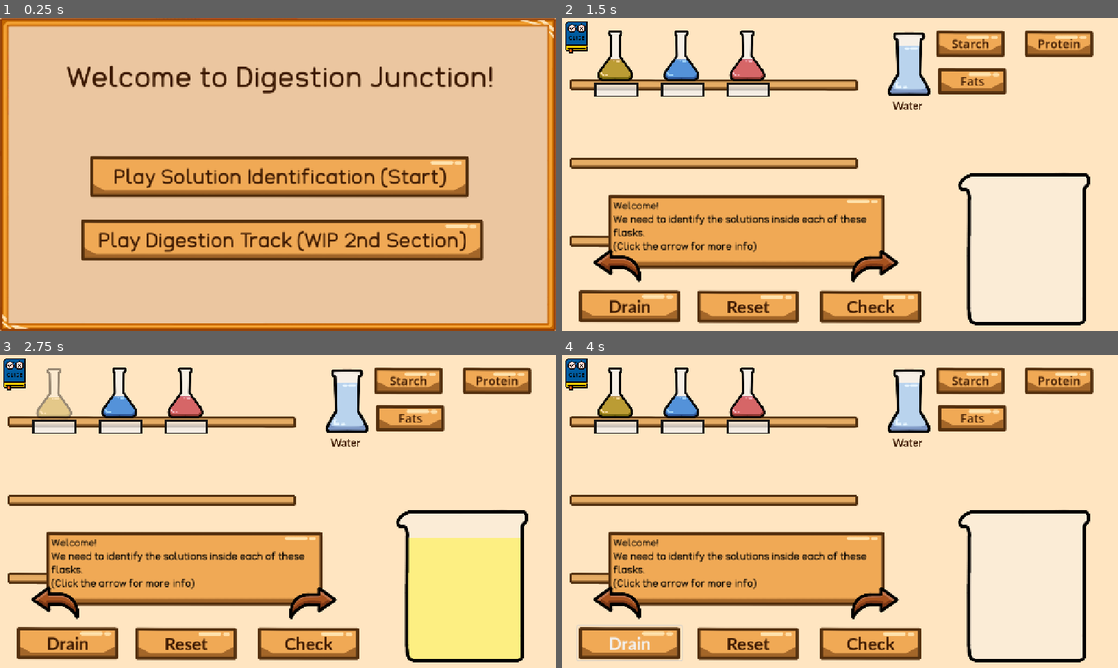
Above: before the commit, frames 1-4 (two rows, left to right).
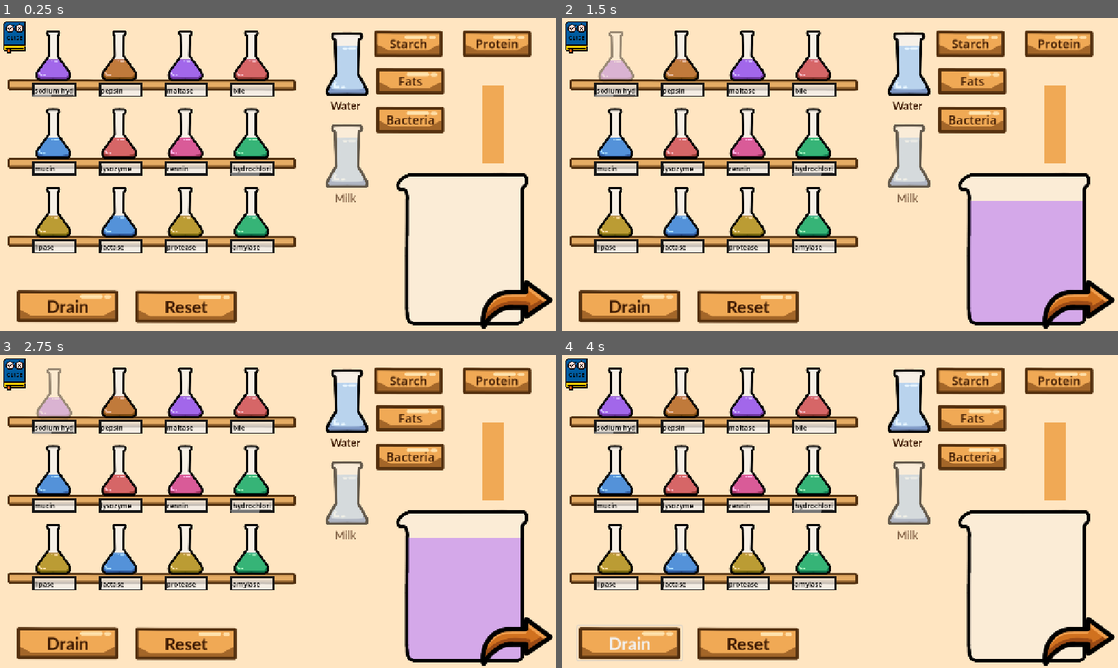
Above: after the commit, the same moments.

Repository: Fae-aof/Digestion-Junction
Game: Godot game, scene res://Digestion Track/track_level.tscn
The game is run twice, just before and just after one commit, with the same random seed, the same clock (stepped at 60 frames per second) and the same inputs. Before the commit the project starts from res://Levels/Start Menu.tscn.
Inputs (mouse positions are in pixels of both pictures, inside the frame that each line leads up to):
- Up to frame 1 (0.25 s): no input
- Up to frame 2 (1.5 s): click (617, 55) at 0.52 s; click (840, 177) at 1.25 s, where only the run before the commit has a clickable "Play Solution Identification …"
- Up to frame 3 (2.75 s): click (55, 392) at 2.02 s
- Up to frame 4 (4 s): click "Drain" at 2.75 s; tap Enter at 3.5 s; move the mouse to (962, 495) at 3.52 s; hold Right from 3.53 s (still down); tap Alt at 3.6 s; click (962, 495) at 3.67 s

The runs differ from the first frame. In frame 1, 99% of the frame differs, in the area x 0-100%, y 0-100%; in frame 2, 31%; in frame 3, 31%; in frame 4, 24%.

Commit message:
Food particles automatically move through track
- Whenever a new section is unlocked, area2Ds will enable and cause the molecules to move
- Food molecules are less likely to get stuck in areas

Diff:
--- a/digestion-junction/Digestion Track/Bit Molecule.tscn
+++ b/digestion-junction/Digestion Track/Bit Molecule.tscn
@@ -22,6 +22,7 @@
 radius = 39.22323
 
 [node name="TrackMolecule" type="RigidBody2D" unique_id=246993542 groups=["bit"]]
+mass = 0.1
 physics_material_override = SubResource("PhysicsMaterial_auskg")
 freeze_mode = 1
 continuous_cd = 2
--- a/digestion-junction/Digestion Track/Track Molecule.tscn
+++ b/digestion-junction/Digestion Track/Track Molecule.tscn
@@ -24,6 +24,7 @@
 [node name="TrackMolecule" type="RigidBody2D" unique_id=246993542 groups=["small"]]
 collision_layer = 3
 collision_mask = 3
+mass = 0.021
 physics_material_override = SubResource("PhysicsMaterial_auskg")
 freeze_mode = 1
 continuous_cd = 2
--- a/digestion-junction/Digestion Track/bit_molecule.gd
+++ b/digestion-junction/Digestion Track/bit_molecule.gd
@@ -3,6 +3,14 @@
 @onready var animation: AnimatedSprite2D = $AnimatedSprite2D
 @onready var collision: CollisionShape2D = $CollisionShape2D
 
+var force_key = "none"
+var force_dict = {"none" : Vector2(0, 0), "mouth" : Vector2(0.1, 0), "stomach" : Vector2(-0.55, -0.4)}
+
+func _process(delta: float) -> void:
+	apply_central_impulse(force_dict[force_key])
+
+func update_force(key : String):
+	force_key = key
 
 # Called when the node enters the scene tree for the first time.
 func _ready() -> void:
--- a/digestion-junction/Digestion Track/track.gd
+++ b/digestion-junction/Digestion Track/track.gd
@@ -23,17 +23,27 @@
 var decay = 1
 var bit_count = 0
 
+#Force
+@onready var force_area_parent: Node2D = $"Force Areas"
+@onready var force_areas = force_area_parent.get_children()
+
 var score = 0
 
 func _ready() -> void:
-	peristalsis()
+	#peristalsis()
 	barriers = barrier_parent.get_children()
 	current_ans = answers.pop_front()
+
+	#force
+	for i in force_areas:
+		i.body_entered.connect(force_entered.bind(i))
+		i.body_exited.connect(force_entered.bind(i))
 
 func area_complete():
 	current_ans = answers.pop_front()
 	var bar = barriers.pop_front()
 	bar.queue_free()
+	force_areas.pop_front().monitoring = true
 
 func _process(delta: float) -> void:
 	if Input.is_action_just_pressed("ui_down"):
@@ -70,9 +80,6 @@
 		body.gravity_scale = 0.01
 		body.linear_velocity = Vector2.ZERO
 
-func _on_friction_pressed() -> void:
-	peristalsis()
-
 func _on_esoph_exit_body_exited(body: Node2D) -> void:
 	if body.is_in_group("small"):
 		body.gravity_scale = 1
@@ -99,3 +106,12 @@
 func _on_esophagus_body_exited(body: Node2D) -> void:
 	if body.is_in_group("bit"):
 		bit_count -= 1
+
+func force_entered(body: Node2D, area : Area2D):
+	if body.is_in_group("bit"):
+		print(area.get_meta("force_loc"))
+		body.update_force(area.get_meta("force_loc"))
+
+func force_exited(body: Node2D, area : Area2D):
+	if body.is_in_group("bit"):
+		body.update_force("none")
--- a/digestion-junction/Digestion Track/track.tscn
+++ b/digestion-junction/Digestion Track/track.tscn
@@ -2,9 +2,6 @@
 
 [ext_resource type="Script" uid="uid://cu3glyhuik1e4" path="res://Digestion Track/track.gd" id="1_8ygy3"]
 [ext_resource type="Texture2D" uid="uid://cjwanqxconiqw" path="res://Sprites/lineart of track.PNG" id="2_cg5vd"]
-
-[sub_resource type="RectangleShape2D" id="RectangleShape2D_1vivr"]
-size = Vector2(378.5, 126)
 
 [sub_resource type="RectangleShape2D" id="RectangleShape2D_8vrlf"]
 size = Vector2(225, 61)
@@ -15,38 +12,44 @@
 [sub_resource type="RectangleShape2D" id="RectangleShape2D_qbdty"]
 size = Vector2(75, 440)
 
-[node name="Track" type="StaticBody2D" unique_id=733336893]
+[sub_resource type="RectangleShape2D" id="RectangleShape2D_1vivr"]
+size = Vector2(378.5, 126)
+
+[node name="Track" type="Node2D" unique_id=1314885506]
 script = ExtResource("1_8ygy3")
 
 [node name="LineartOfTrack" type="Sprite2D" parent="." unique_id=258166570]
 scale = Vector2(0.66, 0.66)
 texture = ExtResource("2_cg5vd")
 
-[node name="Right 1" type="CollisionPolygon2D" parent="." unique_id=1963449894]
+[node name="StaticBody2D" type="StaticBody2D" parent="." unique_id=505990516]
+scale = Vector2(0.99999994, 0.99999994)
+
+[node name="Right 1" type="CollisionPolygon2D" parent="StaticBody2D" unique_id=1963449894]
 polygon = PackedVector2Array(85, -367, 119, -488, 116, -649, -116, -696, -200, -663, -145, -616, -9, -586, 15, -560, 15, -494, 7, -359, 12.237061, -265.83472, 26, -21, 88, -6, 97, -195)
 
-[node name="Left 1" type="CollisionPolygon2D" parent="." unique_id=1514394002]
+[node name="Left 1" type="CollisionPolygon2D" parent="StaticBody2D" unique_id=1514394002]
 polygon = PackedVector2Array(-243, -558, -163, -501, -92, -494, -87, -435, -71, -18, -20, -20, -26, -508, -51, -531, -85, -547, -185, -573, -202, -602)
 
-[node name="Left 2" type="CollisionPolygon2D" parent="." unique_id=441769106]
+[node name="Left 2" type="CollisionPolygon2D" parent="StaticBody2D" unique_id=441769106]
 position = Vector2(133, 570)
 polygon = PackedVector2Array(-191, -623, -189, -512, -137, -476, -190, -470, -232, -466, -323, -389, -339, -258, -360,  …(186 unchanged characters)…
 
-[node name="Right 2" type="CollisionPolygon2D" parent="." unique_id=535582447]
+[node name="Right 2" type="CollisionPolygon2D" parent="StaticBody2D" unique_id=535582447]
 position = Vector2(310, 687)
-polygon = PackedVector2Array(-282, -709, -222, -662, -152, -669, -116, -600, -143, -503, -187, -452, -290, -452, -343, -493, -377, -493, -387, -458, -3 …(183 unchanged characters)…
+polygon = PackedVector2Array(-282, -709, -222, -662, -152, -669, -116, -600, -143, -503, -187, -452, -238.99997, -447.99994, -275.99997, -455.99994, -301.99997, -468.99994, -343, -493, -377, -493, -387, -458, -3 …(183 unchanged characters)…
 
 [node name="Barriers" type="StaticBody2D" parent="." unique_id=2080775581]
 
-[node name="Barrier 1" type="CollisionPolygon2D" parent="Barriers" unique_id=1947364506]
+[node name="Mouth" type="CollisionPolygon2D" parent="Barriers" unique_id=1947364506]
 position = Vector2(9, -46)
 polygon = PackedVector2Array(-41, -458, 22, -458, 23.368835, -480.58572, -19, -538, -53, -495, -76, -493)
 
-[node name="Barrier 2" type="CollisionPolygon2D" parent="Barriers" unique_id=189679716]
+[node name="Stomach" type="CollisionPolygon2D" parent="Barriers" unique_id=189679716]
 position = Vector2(-112, 731)
 polygon = PackedVector2Array(-41, -456, 52, -451, 72, -500, -47, -506)
 
-[node name="Barrier 3" type="CollisionPolygon2D" parent="Barriers" unique_id=1211630617]
+[node name="Small intestine" type="CollisionPolygon2D" parent="Barriers" unique_id=1211630617]
 position = Vector2(-14, 1074)
 polygon = PackedVector2Array(-31, -441, 61, -444, 68, -518, -46, -488)
 
@@ -54,15 +57,9 @@
 collision_layer = 2
 collision_mask = 2
 
-[node name="Barrier 1" type="CollisionPolygon2D" parent="Barriers2" unique_id=363560822]
+[node name="Mouth 2" type="CollisionPolygon2D" parent="Barriers2" unique_id=363560822]
 position = Vector2(9, -46)
 polygon = PackedVector2Array(-41, -458, 22, -458, 23.368835, -480.58572, -19, -538, -53, -495, -76, -493)
-
-[node name="Area2D" type="Area2D" parent="." unique_id=397681386]
-
-[node name="CollisionShape2D" type="CollisionShape2D" parent="Area2D" unique_id=1766917178]
-position = Vector2(3, 710)
-shape = SubResource("RectangleShape2D_1vivr")
 
 [node name="Teeth" type="Area2D" parent="." unique_id=575110342 groups=["teeth"]]
 position = Vector2(-77, -580)
@@ -76,7 +73,7 @@
 shape = SubResource("RectangleShape2D_8vrlf")
 
 [node name="Esoph" type="Area2D" parent="." unique_id=1805188069]
-position = Vector2(0, -430)
+position = Vector2(164, -430)
 
 [node name="CollisionShape2D" type="CollisionShape2D" parent="Esoph" unique_id=1982887281]
 position = Vector2(-8, 3)
@@ -97,13 +94,6 @@
 position = Vector2(-8, 401)
 shape = SubResource("RectangleShape2D_v5gy4")
 
-[node name="Friction" type="Button" parent="." unique_id=1327532806]
-offset_left = -34.0
-offset_top = -469.0
-offset_right = 29.0
-offset_bottom = -14.0
-flat = true
-
 [node name="Peristalsis Parent" type="Marker2D" parent="." unique_id=1205739989]
 position = Vector2(-11, -415)
 
@@ -114,10 +104,43 @@
 position = Vector2(-3, 97)
 shape = SubResource("RectangleShape2D_qbdty")
 
-[connection signal="body_entered" from="Area2D" to="." method="_on_area_2d_body_entered"]
+[node name="Scoring" type="Area2D" parent="." unique_id=397681386]
+
+[node name="CollisionShape2D" type="CollisionShape2D" parent="Scoring" unique_id=1766917178]
+position = Vector2(3, 710)
+shape = SubResource("RectangleShape2D_1vivr")
+
+[node name="Force Areas" type="Node2D" parent="." unique_id=815261045]
+
+[node name="Mouth" type="Area2D" parent="Force Areas" unique_id=1273933408]
+position = Vector2(0, -363)
+monitoring = false
+metadata/force_loc = "mouth"
+
+[node name="CollisionPolygon2D" type="CollisionPolygon2D" parent="Force Areas/Mouth" unique_id=619739185]
+polygon = PackedVector2Array(-54, -157, -212, -213, -187, -281, 49, -235, 37, -149)
+
+[node name="Stomach" type="Area2D" parent="Force Areas" unique_id=2035135814]
+position = Vector2(0, -363)
+monitoring = false
+metadata/force_loc = "stomach"
+
+[node name="CollisionPolygon2D" type="CollisionPolygon2D" parent="Force Areas/Stomach" unique_id=1650635375]
+position = Vector2(123, 773)
+polygon = PackedVector2Array(-54, -157, -198, -207, -139, -264, -140, -258, -110, -232, 53, -238, 37, -149)
+
+[node name="Small intestine" type="StaticBody2D" parent="." unique_id=516021311]
+position = Vector2(123, 410)
+
+[node name="CollisionPolygon2D" type="CollisionPolygon2D" parent="Small intestine" unique_id=429985225]
+polygon = PackedVector2Array(-250, -158, -246, -76, -180, -18, -67, -9, -11, 56, -9, 80, -63, 8, -201, -13, -268, -89)
+
+[node name="CollisionPolygon2D2" type="CollisionPolygon2D" parent="Small intestine" unique_id=1562266498]
+polygon = PackedVector2Array(-189, -127, -200, -158, -150, -104, -83, -103, 53, -138, -39, -80, -42, -28, -136, -48, -187, -65)
+
 [connection signal="body_entered" from="Teeth" to="." method="_on_teeth_body_entered"]
 [connection signal="body_exited" from="Esoph" to="." method="_on_esoph_body_exited"]
 [connection signal="body_exited" from="Esoph_exit" to="." method="_on_esoph_exit_body_exited"]
-[connection signal="pressed" from="Friction" to="." method="_on_friction_pressed"]
 [connection signal="body_entered" from="Esophagus" to="." method="_on_esophagus_body_entered"]
 [connection signal="body_exited" from="Esophagus" to="." method="_on_esophagus_body_exited"]
+[connection signal="body_entered" from="Scoring" to="." method="_on_area_2d_body_entered"]
--- a/digestion-junction/Digestion Track/track_level.gd
+++ b/digestion-junction/Digestion Track/track_level.gd
@@ -7,7 +7,7 @@
 @onready var label: RichTextLabel = $"Components List/MarginContainer/RichTextLabel"
 @onready var spawner: Node2D = $Spawner
 @onready var part_label: Label = $"Part Label"
-@onready var track: StaticBody2D = $"Track Spot/Track"
+@onready var track: Node2D = $"Track Spot/Track"
 @onready var score: Label = $Score
 @onready var components: GridContainer = $Answers2/MarginContainer/Components
 
@@ -92,9 +92,9 @@
 		at_lab = true
 
 func _on_pour_solution_pressed() -> void:
-	#track.area_complete()
-	#update_prompt()
-	#sections += 1
+	track.area_complete()
+	sections += 1
+	update_prompt()
 	var incorrect = solution_maker.components.duplicate()
 	for i in solution_maker.components:
 		if answers.has(i):
@@ -114,24 +114,6 @@
 		answers = track.current_ans
 		correct = []
 		done_count = 0
-	#for i in correct:
-		#label.push_color("196b00")
-		#label.append_text(i + "\n")
-	#for i in incorrect:
-		#label.push_color("6b0000")
-		#label.append_text(i + "\n")
-	#if done_count == answers.size():
-		#label.push_font_size(40)
-		#label.push_color("196b00")
-		#label.append_text("All Done!")
-		#track.area_complete()
-		#answers = track.current_ans
-		#correct = []
-		#done_count = 0
-		#answer_text.text = "Mix the following and pour\n" + str(answers)
-		#if sections != []:
-			#part_label.text = sections.pop_front()
-
 
 
 func add_solution(components : Array):
@@ -167,10 +149,6 @@
 		await get_tree().create_timer(0.3).timeout
 		not_moving = true
 
-func _on_button_pressed() -> void:
-	peri_ongoing = true
-	button.global_position = Vector2(randf_range(but_mark.global_position.x, but_mark2.global_position.x), randf_range(but_mark.global_position.y, but_mark2.global_position.y))
-	track.decay = 1.5
 
 func peri_start():
 	update_prompt()
@@ -184,3 +162,9 @@
 func _on_close_pressed() -> void:
 	guide_panel.hide()
 	close.hide()
+
+
+func _on_button_pressed() -> void:
+	peri_ongoing = true
+	button.global_position = Vector2(randf_range(but_mark.global_position.x, but_mark2.global_position.x), randf_range(but_mark.global_position.y, but_mark2.global_position.y))
+	track.decay = 1.5
--- a/digestion-junction/Digestion Track/track_level.tscn
+++ b/digestion-junction/Digestion Track/track_level.tscn
@@ -116,7 +116,7 @@
 script = ExtResource("7_44aes")
 molecule_list = ExtResource("8_x4dda")
 small_mol = ExtResource("9_hoved")
-num = 35
+num = 50
 cooldown = 5.0
 
 [node name="Bottom_Right" parent="Track Spot/Track Spawner" index="1" unique_id=41511551]
--- a/digestion-junction/Digestion Track/track_molecule.gd
+++ b/digestion-junction/Digestion Track/track_molecule.gd
@@ -6,6 +6,7 @@
 
 var too_big = true
 var bites_cap = 4
+
 
 func shrink():
 	if bites_cap > 0:
--- a/digestion-junction/Levels/level 3.tscn
+++ b/digestion-junction/Levels/level 3.tscn
@@ -39,6 +39,7 @@
 solutions_list = ExtResource("3_2bfy5")
 sprites_list = ExtResource("4_0lwa1")
 flask_count = 7
+cheats = true
 
 [node name="Guide" type="Panel" parent="." unique_id=1112067197]
 offset_left = 103.0
--- a/digestion-junction/project.godot
+++ b/digestion-junction/project.godot
@@ -11,7 +11,7 @@
 [application]
 
 config/name="Digestion Junction"
-run/main_scene="uid://pq51ax110xmx"
+run/main_scene="uid://broflgkg2jq7f"
 config/features=PackedStringArray("4.7", "GL Compatibility")
 config/icon="res://icon.svg"
 
--- /dev/null
+++ b/digestion-junction/testing.gd
@@ -0,0 +1,25 @@
+extends Node2D
+
+@onready var area_2d_2: Area2D = $Area2D2
+
+# Called when the node enters the scene tree for the first time.
+func _ready() -> void:
+	pass # Replace with function body.
+
+
+# Called every frame. 'delta' is the elapsed time since the previous frame.
+func _process(delta: float) -> void:
+	pass
+
+
+func _on_area_2d_2_body_entered(body: Node2D) -> void:
+	if body.is_in_group("small"):
+		body.update_force("mouth")
+
+func _on_area_2d_2_body_exited(body: Node2D) -> void:
+	if body.is_in_group("small"):
+		body.update_force("none")
+
+
+func _on_button_pressed() -> void:
+	area_2d_2.monitoring = true
--- /dev/null
+++ b/digestion-junction/testing.tscn
@@ -0,0 +1,42 @@
+[gd_scene format=3 uid="uid://b1kpobeskp5du"]
+
+[ext_resource type="PackedScene" uid="uid://co71wxdgxlkv" path="res://Spawner/spawner.tscn" id="1_feb8i"]
+[ext_resource type="Script" uid="uid://c5flfpcxpy1vv" path="res://testing.gd" id="1_kj3p2"]
+[ext_resource type="Script" uid="uid://chscomoh11xkm" path="res://Digestion Track/track_spawner.gd" id="2_kj3p2"]
+[ext_resource type="PackedScene" uid="uid://d2a7eqi5tg1lh" path="res://Digestion Track/Track Molecule.tscn" id="3_lc7k4"]
+
+[sub_resource type="RectangleShape2D" id="RectangleShape2D_1vivr"]
+size = Vector2(350, 88.5)
+
+[node name="Testing" type="Node2D" unique_id=1507716256]
+script = ExtResource("1_kj3p2")
+
+[node name="Area2D" type="StaticBody2D" parent="." unique_id=1436857849]
+position = Vector2(114, 311)
+
+[node name="CollisionShape2D" type="CollisionPolygon2D" parent="Area2D" unique_id=1161353267]
+polygon = PackedVector2Array(0, -5, 130, 76, 811, 78, 925, -17, 921, 207, -1, 200)
+
+[node name="Spawner" parent="." unique_id=261790585 instance=ExtResource("1_feb8i")]
+position = Vector2(572, 165)
+script = ExtResource("2_kj3p2")
+molecule_list = null
+small_mol = ExtResource("3_lc7k4")
+num = 20
+cooldown = 0.0
+
+[node name="Area2D2" type="Area2D" parent="." unique_id=1424151866]
+position = Vector2(572, 165)
+monitoring = false
+
+[node name="CollisionShape2D" type="CollisionShape2D" parent="Area2D2" unique_id=1549695592]
+position = Vector2(-11, 178)
+shape = SubResource("RectangleShape2D_1vivr")
+
+[node name="Button" type="Button" parent="." unique_id=1905719755]
+offset_right = 151.0
+offset_bottom = 148.0
+
+[connection signal="body_entered" from="Area2D2" to="." method="_on_area_2d_2_body_entered"]
+[connection signal="body_exited" from="Area2D2" to="." method="_on_area_2d_2_body_exited"]
+[connection signal="pressed" from="Button" to="." method="_on_button_pressed"]
Not shown, added: digestion-junction/Exports/Week 3/index.apple-touch-icon.png.import
Not shown, added: digestion-junction/Exports/Week 3/index.icon.png.import
Not shown, added: digestion-junction/Exports/Week 3/index.png.import
Not shown, changed: digestion-junction/export_presets.cfg
Not shown, added: digestion-junction/testing.gd.uid
Not shown, added: digestion-junction/Exports/Week 3/Digestion Junction Week 3.zip
Not shown, added: digestion-junction/Exports/Week 3/index.apple-touch-icon.png
Not shown, added: digestion-junction/Exports/Week 3/index.audio.position.worklet.js
Not shown, added: digestion-junction/Exports/Week 3/index.audio.worklet.js
Not shown, added: digestion-junction/Exports/Week 3/index.icon.png
Not shown, added: digestion-junction/Exports/Week 3/index.js
Not shown, added: digestion-junction/Exports/Week 3/index.pck
(and 2 more such lines)
